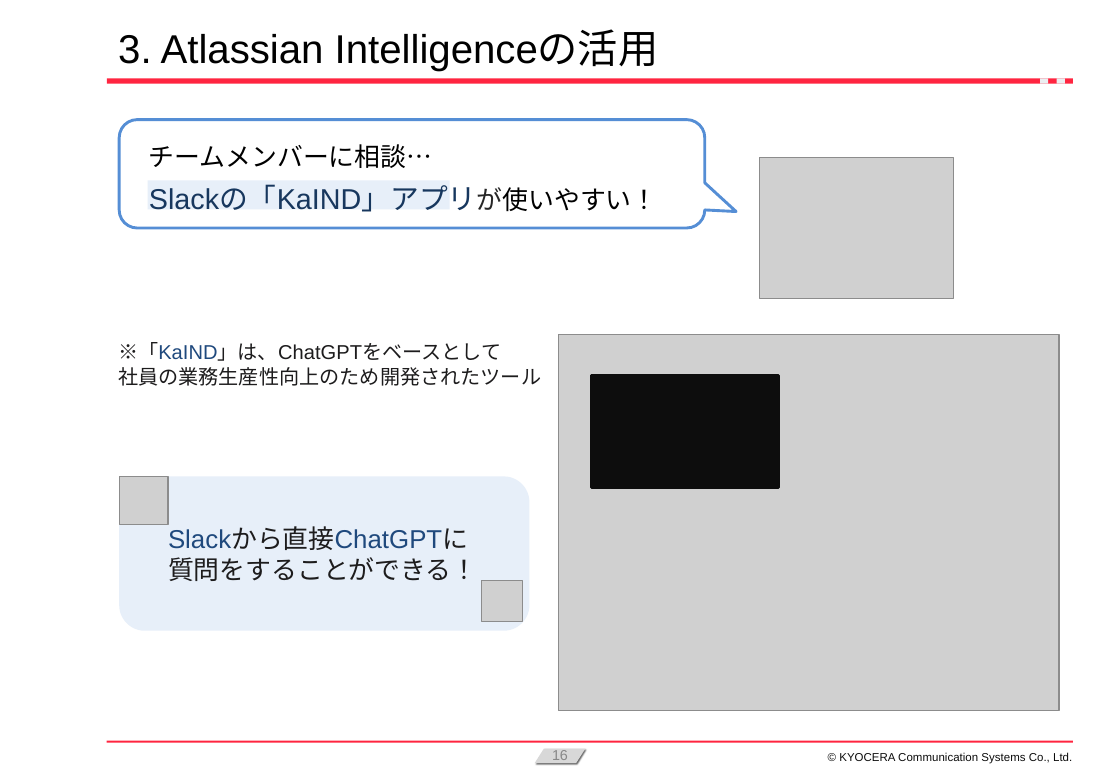
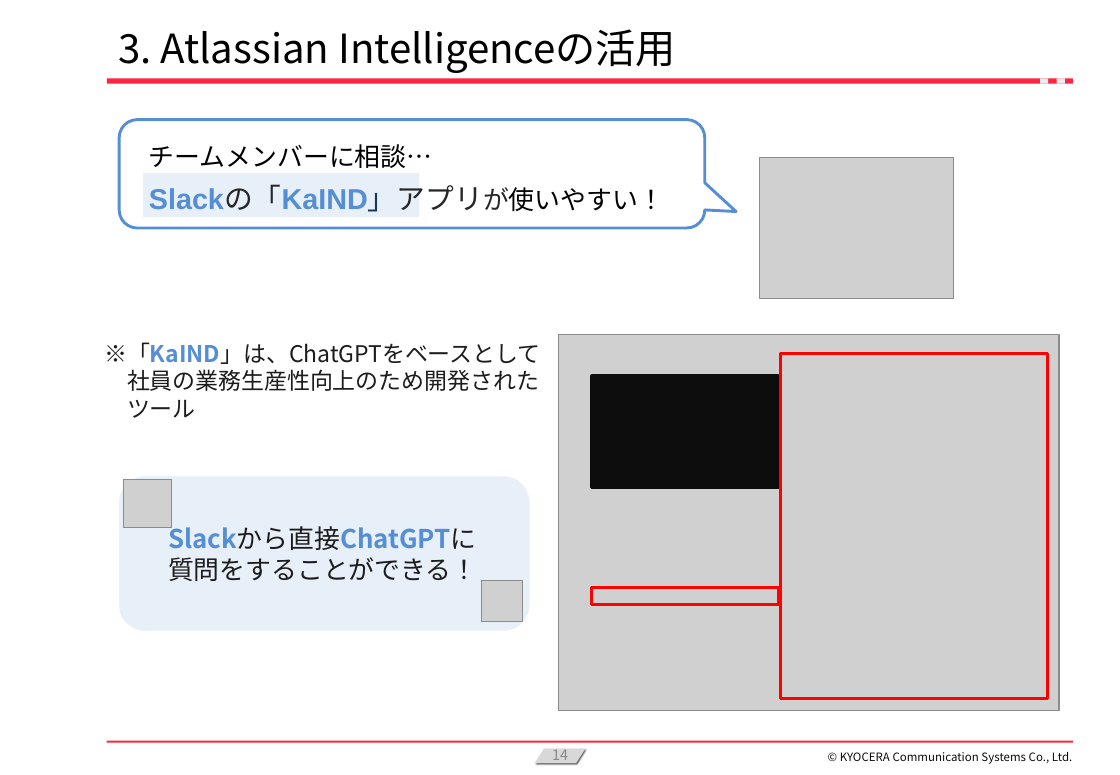
Before and after one commit to KanataOsako/SCSA, a slide deck: slide 14 of src/研究レポート/業務改善【大迫かなた】2024年予選会資料_最新.pptx (slide 16 before the commit). Drawn at 1120x775 pixels with LibreOffice and Linux fonts; fonts in the diff are those of the drawing; grey boxes stand for pictures; background and template pictures are left out. Boxes give left, top, right and bottom in pixels: in the first picture for what was removed or moved away, otherwise in the second. Text is boxed around its words. In the diff, an @@ line names an element or a change of style, - is before the commit and + after.

```diff
--- a/src/研究レポート/業務改善【大迫かなた】2024年予選会資料_最新.pptx
+++ b/src/研究レポート/業務改善【大迫かなた】2024年予選会資料_最新.pptx
@@ title "3. Atlassian Intelligenceの活用" at (118,29,676,73): font Arial to Noto Sans CJK JP @@
@@ rectangle: place and size @@
-rectangle at (148,181,450,210)
+rectangle at (143,174,419,217)
@@ text at (149,186,664,212): text colour #17375E to #558ED5, text colour #17375E to #262626, bold on in "Slackの「KaIND」アプリが使いやすい！" @@
@@ text "※「KaIND」は、ChatGPTをベースとして": place and size @@
-text "※「KaIND」は、ChatGPTをベースとして" at (118,342,541,386)
+text "※「KaIND」は、ChatGPTをベースとして" at (104,342,541,418)
@@ text at (104,342,541,364): size 14 to 16 pt, font Arial to Noto Sans CJK JP, text colour #1F497D to #558ED5, bold on in "※「KaIND」は、ChatGPTをベースとして" @@
@@ rectangle added at (781,354,1048,699), outline #FF0000 2 pt @@
@@ text at (127,369,539,418): text changed; size 14 to 16 pt; font Arial to Noto Sans CJK JP @@
-社員の業務生産性向上のため開発されたツール
+社員の業務生産性向上のため開発された
+ツール
@@ picture: place and size @@
-picture at (119,477,168,525)
+picture at (123,480,172,528)
@@ text "Slackから直接ChatGPTに" at (168,521,478,581): font Arial to Noto Sans CJK JP; text colour #1F497D to #558ED5, bold on in "Slackから直接ChatGPTに" @@
@@ rectangle added at (592,588,779,605), outline #FF0000 2 pt @@
@@ page number at (552,749,568,764): text changed; font Arial to Noto Sans CJK JP @@
-16
+14
@@ text "© KYOCERA Communication Systems Co., ..." at (840,752,1073,764): font Arial to Noto Sans CJK JP @@
```
Also in this commit, not shown: 26 other slides changed, 7 slides added, 5 slides removed.
